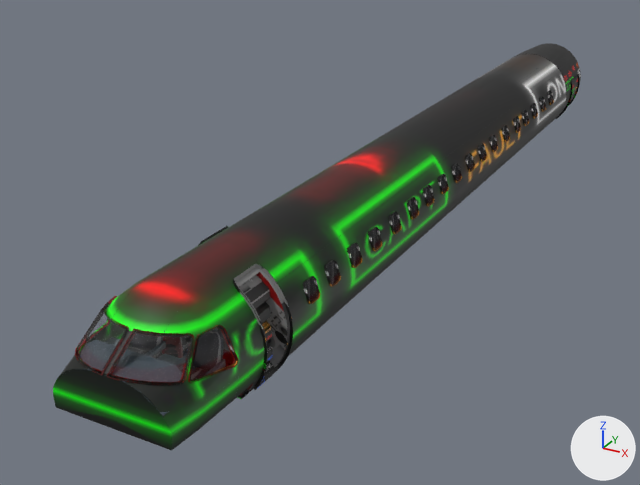
One commit to the glTF model erj145/interior.gltf: the scene before it, then after it.
Before and after are seen from a camera (50 mm lens) standing at (7.2, -19.68, 5.9) and looking at (-1.66, -3.59, -2.14). The lights are fixed; the arrows at lower right show +X, +Y and +Z. The first picture is the older version. Vertices at exactly the same position are counted once.

Objects in the first picture: 'Interior'.
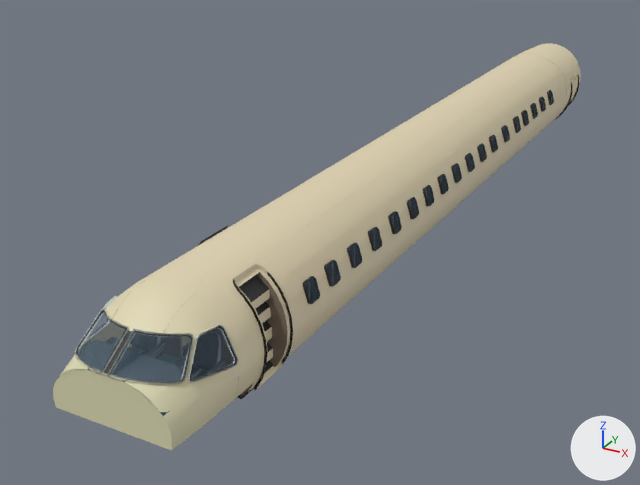
Where the newer file only moved an object's origin or applied its transform, the numbers keep the older frame.

Changed parts and their boxes [x1, y1, x2, y2] in the pictures (640 x 485 px):
'Interior', surface changed (lighter): [53, 43, 581, 451] in both
part 1 of me_interior, reshaped (mostly hidden): before [60, 71, 581, 400]; after [66, 91, 551, 417]

Edits to the bpy script that builds the scene:
```text
Change mat_defaultwhite_4:
    mat_defaultwhite_4.texture: img_0_jpg -> img_0_webp
Change mat_glass_transparent_5:
    where n3 = _N.new('ShaderNodeTexImage'); n3.name = 'Image Texture'
    n3.image: img_0_jpg -> img_0_webp
Change mat_defaultwhite_16:
    mat_defaultwhite_16.texture: img_11_jpg -> img_11_webp
Change mat_defaultwhite_17:
    mat_defaultwhite_17.texture: img_12_jpg -> img_12_webp
Change mat_defaultwhite_18:
    mat_defaultwhite_18.texture: img_13_jpg -> img_13_webp
Change mat_defaultwhite_19:
    mat_defaultwhite_19.texture: img_14_jpg -> img_14_webp
Change mat_defaultwhite_20:
    mat_defaultwhite_20.texture: img_15_jpg -> img_15_webp
Change mat_defaultwhite_21:
    mat_defaultwhite_21.texture: img_16_jpg -> img_16_webp
Change mat_defaultwhite_22:
    mat_defaultwhite_22.texture: img_17_jpg -> img_17_webp
Change mat_defaultwhite_23:
    mat_defaultwhite_23.texture: img_18_jpg -> img_18_webp
Change mat_defaultwhite_24:
    mat_defaultwhite_24.texture: img_19_jpg -> img_19_webp
Change mat_defaultwhite_25:
    mat_defaultwhite_25.texture: img_20_jpg -> img_20_webp
Change mat_defaultwhite_26:
    mat_defaultwhite_26.texture: img_21_jpg -> img_21_webp
Change mat_screen_pfd_defaultwhite_27:
    mat_screen_pfd_defaultwhite_27.texture: img_19_jpg -> img_19_webp
Change mat_defaultwhite_28:
    mat_defaultwhite_28.texture: img_22_jpg -> img_22_webp
Change mat_screen_nd_defaultwhite_30:
    mat_screen_nd_defaultwhite_30.texture: img_19_jpg -> img_19_webp
Change mat_screen_nd_defaultwhite_31:
    mat_screen_nd_defaultwhite_31.texture: img_20_jpg -> img_20_webp
Change mat_screen_eicas_defaultwhite_32:
    mat_screen_eicas_defaultwhite_32.texture: img_19_jpg -> img_19_webp
Change mat_defaultwhite_33:
    mat_defaultwhite_33.texture: img_23_jpg -> img_23_webp
Change mat_screen_mfd_defaultwhite_34:
    mat_screen_mfd_defaultwhite_34.texture: img_23_jpg -> img_23_webp
Change mat_defaultwhite_36:
    mat_defaultwhite_36.texture: img_24_jpg -> img_24_webp
Change mat_defaultwhite_37:
    mat_defaultwhite_37.texture: img_25_jpg -> img_25_webp
Change mat_defaultwhite_38:
    mat_defaultwhite_38.texture: img_26_jpg -> img_26_webp
Change mat_defaultwhite_39:
    mat_defaultwhite_39.texture: img_27_jpg -> img_27_webp
Change mat_screen_mfd_defaultwhite_40:
    mat_screen_mfd_defaultwhite_40.texture: img_27_jpg -> img_27_webp
Change mat_defaultwhite_41:
    mat_defaultwhite_41.texture: img_28_jpg -> img_28_webp
Change mat_defaultwhite_43:
    mat_defaultwhite_43.texture: img_29_jpg -> img_29_webp
Change mat_defaultwhite_44:
    mat_defaultwhite_44.texture: img_30_jpg -> img_30_webp
Change mat_defaultwhite_45:
    mat_defaultwhite_45.texture: img_31_jpg -> img_31_webp
Change mat_defaultwhite_46:
    mat_defaultwhite_46.texture: img_32_jpg -> img_32_webp
Change mat_defaultwhite_47:
    mat_defaultwhite_47.texture: img_33_jpg -> img_33_webp
Change mat_defaultwhite_48:
    mat_defaultwhite_48.texture: img_34_jpg -> img_34_webp
Change me_interior:
    remove me_interior.from_pydata(...)  # 233892 vertices, 279625 faces; spans x -1.2..1.2, y -12.4..8.6, z -1.6..0.5
    add me_interior.from_pydata(...)  # 72647 vertices, 101370 faces; spans x -1.2..1.2, y -12.4..8.6, z -1.6..0.5
    me_interior part 1: 11835 vertices moved within x -1.1..1.1, y -12.0..5.6, z -1.4..0.4; 43959 vertices removed from x -1.2..1.2, y -12.4..8.1, z -1.6..0.3; 289 vertices added at x -1.1..1.1, y -12.1..5.3, z -1.3..0.2
    other edits to the shape of me_interior do not show in these pictures
```
